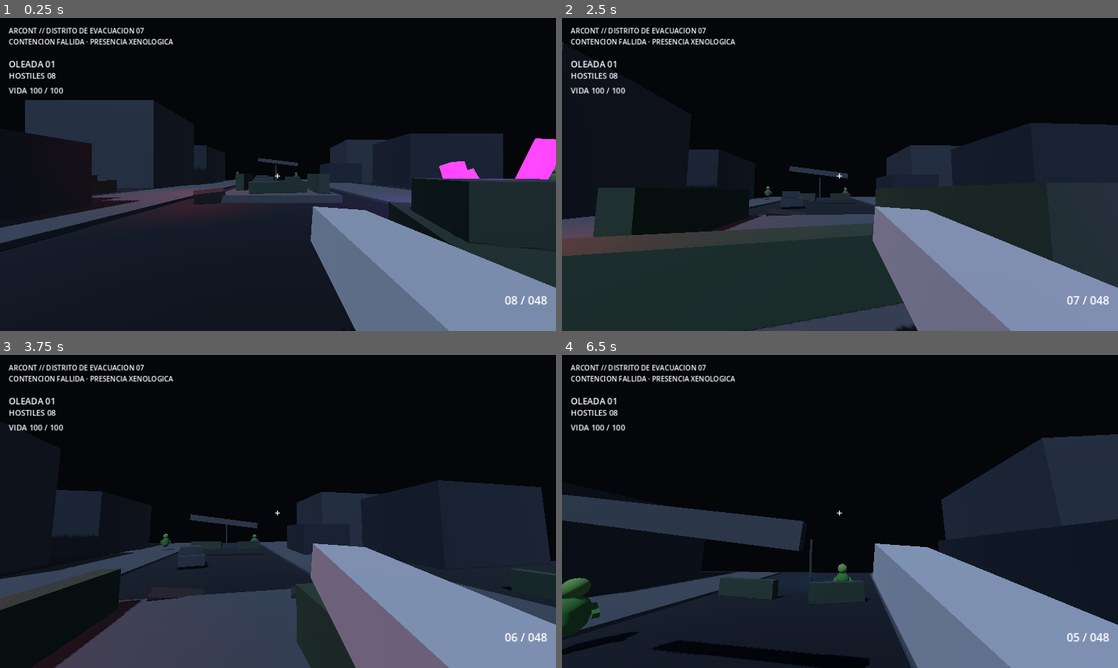
Above: before the commit, frames 1-4 (two rows, left to right).
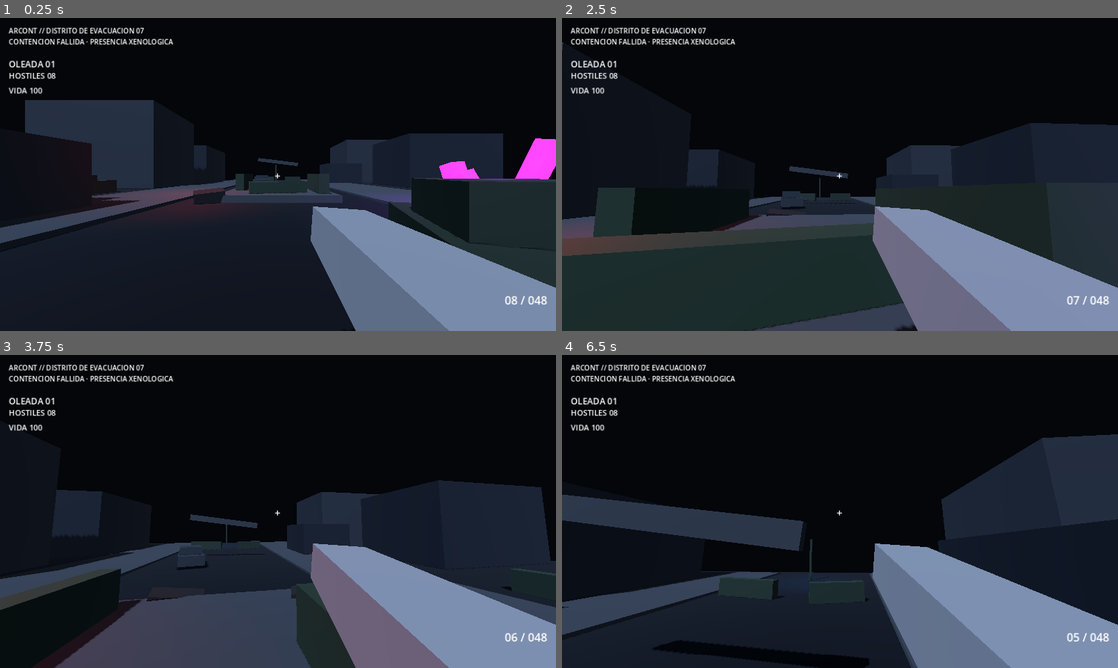
Above: after the commit, the same moments.

Repository: heliossamuelhernandezreyes/Arcont
Game: Godot game, scene res://scenes/main.tscn
Two runs of this game, one before a commit and one after it. Both use one fixed random seed, a clock stepped at 60 frames per second and the inputs below.
Inputs (mouse positions are in pixels of both pictures, inside the frame that each line leads up to):
- Up to frame 1 (0.25 s): no input
- Up to frame 2 (2.5 s): tap Enter at 0.5 s; move the mouse to (867, 174) at 0.52 s; hold Shift (sprint) 0.53-1.28 s; hold W (move_forward) from 0.53 s (still down); click (867, 174) at 0.67 s; tap Space (jump) at 0.77, 1.52 s; move the mouse to (812, 174) at 1.27 s; tap Shift (sprint) at 1.35 s; move the mouse to (851, 168) at 2.02 s; hold Shift (sprint) from 2.03 s (still down)
- Up to frame 3 (3.75 s): keep holding W (move_forward); move the mouse to (272, 517) at 2.77 s; release Shift (sprint) at 2.78 s; tap Shift (sprint) at 2.85 s; click (272, 517) at 2.92 s; tap Space (jump) at 3.02 s; move the mouse to (316, 514) at 3.52 s; hold Shift (sprint) from 3.53 s (still down)
- Up to frame 4 (6.5 s): tap Space (jump) at 3.77, 4.52, 6.02 s; move the mouse to (795, 508) at 4.27 s; release Shift (sprint) at 4.28 s; tap Shift (sprint) at 4.35, 5.85 s; move the mouse to (845, 511) at 5.02 s; hold Shift (sprint) 5.03-5.78 s; click (845, 511) at 5.17 s; move the mouse to (817, 505) at 5.77 s; release W (move_forward) at 5.78 s; hold D (move_right) from 5.78 s (still down)

The runs differ from the first frame. In frame 1, less than 0.1% of the frame differs, in the area x 8-100%, y 22-52%; in frame 2, less than 0.1%; in frame 3, 0.1%; in frame 4, 1.3%, in the area x 0-53%, y 22-96%.
Error after the commit: Cannot call method 'has_signal' on a null value. (res://scripts/main.gd:40)

Commit message:
feat: connect campaign mission to horde pressure

Diff:
--- a/scripts/main.gd
+++ b/scripts/main.gd
@@ -12,6 +12,7 @@
 var alive := 0
 var waiting_for_next_wave := false
 var game_over := false
+var mission_complete := false
 var enemy_pool: Array[Node] = []
 var spawn_points: Array[Node3D] = []
 
@@ -19,6 +20,7 @@
 @onready var weapon: Node = $Player/Head/Camera3D/Weapon
 @onready var budget: Node = $PerformanceBudget
 @onready var feedback: Node = $CombatFeedback
+@onready var mission: Node = $MissionDirector
 @onready var wave_label: Label = $HUD/Wave
 @onready var alive_label: Label = $HUD/Alive
 @onready var health_label: Label = $HUD/Health
@@ -35,6 +37,8 @@
 	weapon.shot_fired.connect(feedback.on_shot_fired)
 	weapon.impact_feedback.connect(feedback.on_hit_feedback)
 	budget.profile_changed.connect(_on_performance_profile_changed)
+	if mission.has_signal("mission_completed"):
+		mission.mission_completed.connect(_on_mission_completed)
 	_collect_spawn_points()
 	_on_player_health_changed(player.health, player.max_health)
 	_on_ammo_changed(weapon.ammo_in_mag, weapon.reserve_ammo, weapon.magazine_size)
@@ -46,16 +50,31 @@
 		if node is Node3D:
 			spawn_points.append(node as Node3D)
 
+func _enemy_cap() -> int:
+	return mobile_enemy_cap if OS.has_feature("mobile") else desktop_enemy_cap
+
 func _start_next_wave() -> void:
-	if waiting_for_next_wave or game_over:
+	if waiting_for_next_wave or game_over or mission_complete:
 		return
 	wave += 1
 	var requested: int = first_wave_size + (wave - 1) * wave_growth
-	var cap: int = mobile_enemy_cap if OS.has_feature("mobile") else desktop_enemy_cap
-	var count: int = mini(requested, cap)
+	var count: int = mini(requested, _enemy_cap())
 	alive = count
 	for i in count:
 		_spawn_enemy(i, count)
+	_update_hud()
+
+func spawn_reinforcements(requested_count: int) -> void:
+	if requested_count <= 0 or game_over or mission_complete:
+		return
+	var available := maxi(_enemy_cap() - alive, 0)
+	var count := mini(requested_count, available)
+	if count <= 0:
+		return
+	var start_index := alive
+	alive += count
+	for i in count:
+		_spawn_enemy(start_index + i, alive)
 	_update_hud()
 
 func _spawn_enemy(index: int, total: int) -> void:
@@ -74,12 +93,10 @@
 
 func _spawn_position_for(index: int, total: int) -> Vector3:
 	if not spawn_points.is_empty():
-		# Spread a wave over multiple entrances, with a small jitter so enemies do not stack perfectly.
 		var stride := maxi(1, spawn_points.size() / maxi(mini(total, spawn_points.size()), 1))
 		var point_index := (index * stride + wave) % spawn_points.size()
 		var point := spawn_points[point_index]
 		return point.global_position + Vector3(randf_range(-1.1, 1.1), 0.0, randf_range(-1.1, 1.1))
-	# Safety fallback if the environment has not produced markers.
 	var safe_total := maxf(float(total), 1.0)
 	var angle := TAU * float(index) / safe_total
 	return Vector3(cos(angle) * 24.0, 0.2, sin(angle) * 24.0)
@@ -91,11 +108,16 @@
 	if not enemy_pool.has(enemy):
 		enemy_pool.append(enemy)
 	_update_hud()
-	if alive == 0 and not waiting_for_next_wave and not game_over:
+	if alive == 0 and not waiting_for_next_wave and not game_over and not mission_complete:
 		waiting_for_next_wave = true
 		await get_tree().create_timer(time_between_waves).timeout
 		waiting_for_next_wave = false
 		_start_next_wave()
+
+func _on_mission_completed() -> void:
+	mission_complete = true
+	waiting_for_next_wave = false
+	wave_label.text = "EXTRACCION"
 
 func _on_performance_profile_changed(ai_interval: float, gore_parts: int) -> void:
 	for enemy in get_tree().get_nodes_in_group("enemies_active"):
@@ -117,5 +139,6 @@
 	reload_label.text = "RECARGANDO..." if active else ""
 
 func _update_hud() -> void:
-	wave_label.text = "OLEADA %02d" % wave
+	if not mission_complete:
+		wave_label.text = "OLEADA %02d" % wave
 	alive_label.text = "HOSTILES %02d" % alive
